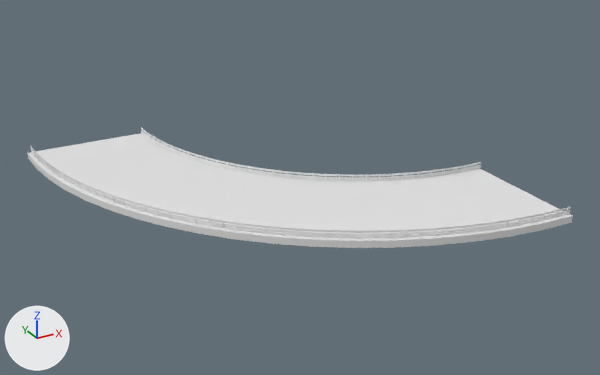
What one commit did to the FBX model Gamen't/Assets/Warner/Road/FBX/RoadTurnBig.fbx.
Both versions are drawn from a 50 mm camera at (-72.0, -81.9, 49.1) aimed at (-16.9, 18.3, -1.0). Lighting does not change. The marker at lower left points along +X, +Y and +Z. Where no turn or scale is listed for an object, it has been applied to the vertices.

The scene before the commit, as lines of its bpy script (objects in view):
```python
mat_railingturnbig = principled_material('RailingTurnBig')
mat_railingturnbig.base_color = (0.8, 0.8, 0.8)  # white #e7e7e7
mat_roadturnbig = principled_material('RoadTurnBig')
mat_roadturnbig.base_color = (0.8, 0.8, 0.8)  # white #e7e7e7
me_plane_024 = bpy.data.meshes.new('Plane.024')
me_plane_024.from_pydata(...)  # 335 vertices, 288 faces; spans x -50.0..10.0, y -10.0..50.0, z -2.4..0.0
me_plane_024.materials.append(mat_roadturnbig)  # white #e7e7e7
me_plane_028 = bpy.data.meshes.new('Plane.028')
me_plane_028.from_pydata(...)  # 3899 vertices, 3656 faces; spans x -49.4..10.2, y -9.4..50.2, z 0.0..1.1
me_plane_028.materials.append(mat_railingturnbig)  # white #e7e7e7
ob_railingsmallturnbig = bpy.data.objects.new('RailingSmallTurnBig', me_plane_028)
ob_railingsmallturnbig.location = (0.0, 0.0, 0.0)
ob_roadsmallturnbig = bpy.data.objects.new('RoadSmallTurnBig', me_plane_024)
ob_roadsmallturnbig.location = (0.0, 0.0, 0.0)
```
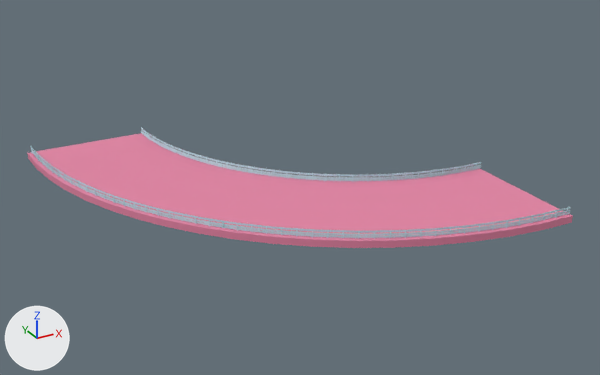
What differs and where, as boxes (x1, y1, x2, y2) in the pictures (600 x 375 px):
'RoadSmallTurnBig', recoloured
    both: (27, 133, 573, 248)
'RailingSmallTurnBig', recoloured
    both: (30, 128, 571, 239)

What the commit changed:
Material 'RailingTurnBig' (mat_railingturnbig) changes colour from white #e7e7e7 to cyan #bbdee7; in linear values from (0.8, 0.8, 0.8) to (0.497, 0.732, 0.8).
Material 'RoadTurnBig' (mat_roadturnbig) changes colour from white #e7e7e7 to pink #e785a6; in linear values from (0.8, 0.8, 0.8) to (0.8, 0.233, 0.38).
